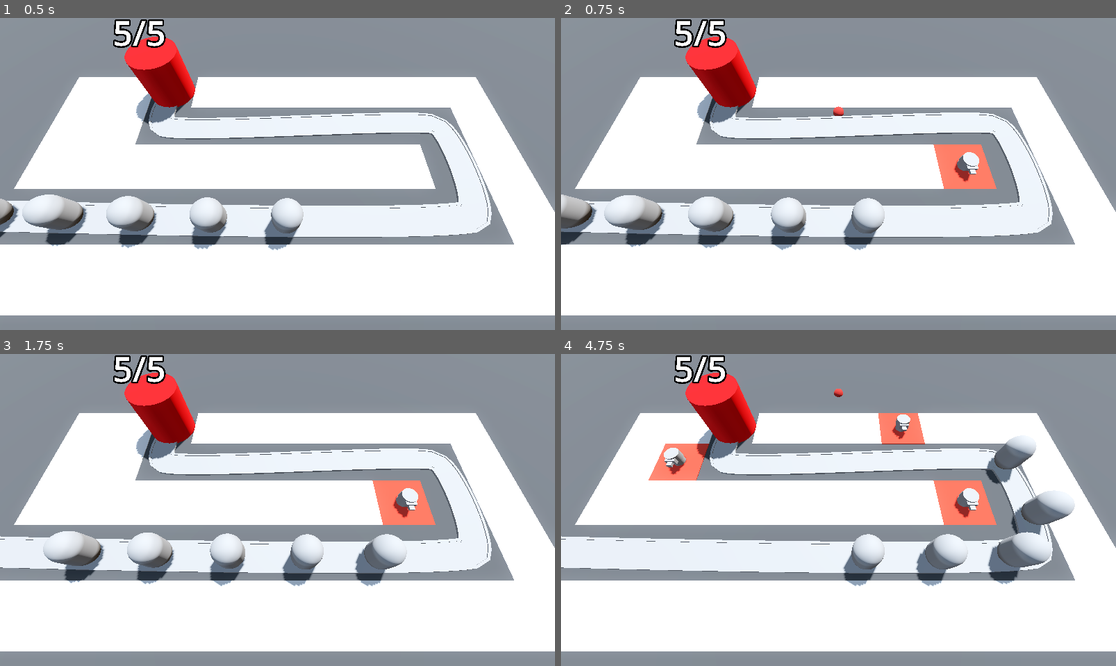
Above: before the commit, frames 1-4 (two rows, left to right).
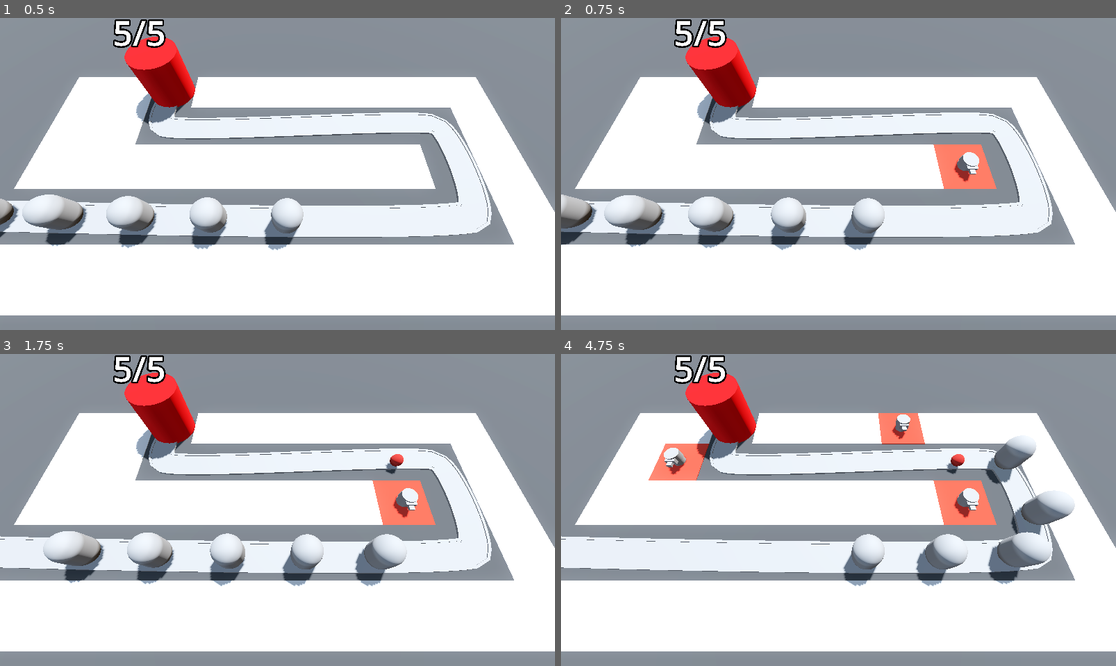
Above: after the commit, the same moments.

Repository: yubinex/barbarian-blaster
Game: Godot game, scene res://base_level.tscn
Same seed, same stepped clock (60 frames per second), same inputs: the game is played once before the commit and once after it.
Inputs (mouse positions are in pixels of both pictures, inside the frame that each line leads up to):
- Up to frame 1 (0.5 s): no input
- Up to frame 2 (0.75 s): move the mouse to (960, 158) at 0.52 s; click (960, 158) at 0.6 s
- Up to frame 3 (1.75 s): move the mouse to (166, 525) at 1.27 s; click (166, 525) at 1.35 s
- Up to frame 4 (4.75 s): move the mouse to (894, 441) at 2.02 s; click (894, 441) at 2.1 s; move the mouse to (810, 572) at 2.77 s; click (810, 572) at 2.85 s; move the mouse to (1005, 556) at 3.52 s; click (1005, 556) at 3.6 s; move the mouse to (672, 463) at 4.27 s; click (672, 463) at 4.35 s

Frame 1 is identical in both runs. In frame 2, less than 0.1% of the frame differs, in the area x 49-51%, y 28-32%; in frame 3, 0.1%; in frame 4, 0.2%, in the area x 49-73%, y 11-39%.

Commit message:
feat: Implement automatic turret firing
Adds a Timer to the turret scene to enable automatic firing.

- Connects the Timer's timeout signal to a new _on_timer_timeout method in turret.gd.
- This method instantiates and positions the projectile at the turret's top, creating a periodic firing mechanism.
- The autostart property on the Timer ensures the turret begins firing as soon as it's in the scene.

Diff:
--- a/turret/turret.gd
+++ b/turret/turret.gd
@@ -3,7 +3,10 @@
 
 @export var projectile: PackedScene
 
+@onready var turret_top: MeshInstance3D = $TurretBase/TurretTop
 
-func _ready() -> void:
+
+func _on_timer_timeout() -> void:
 	var shot: Projectile = projectile.instantiate()
 	add_child(shot)
+	shot.global_position = turret_top.global_position
--- a/turret/turret.tscn
+++ b/turret/turret.tscn
@@ -36,3 +36,8 @@
 [node name="Barrel" type="MeshInstance3D" parent="TurretBase/TurretTop/Visor"]
 transform = Transform3D(1, 0, 0, 0, 1, 0, 0, 0, 1, 0, 0, 0.306331)
 mesh = SubResource("BoxMesh_vfthy")
+
+[node name="Timer" type="Timer" parent="."]
+autostart = true
+
+[connection signal="timeout" from="Timer" to="." method="_on_timer_timeout"]
